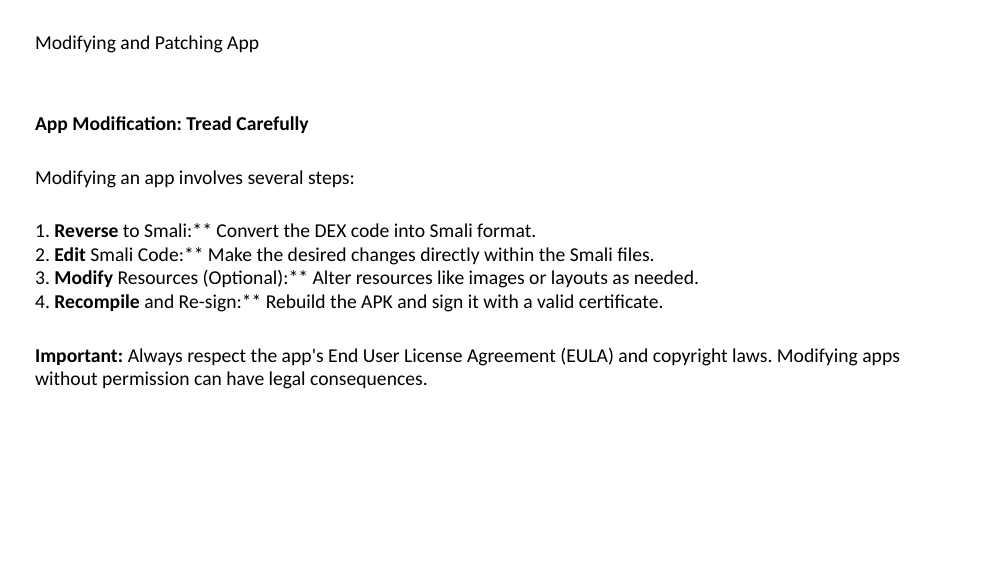
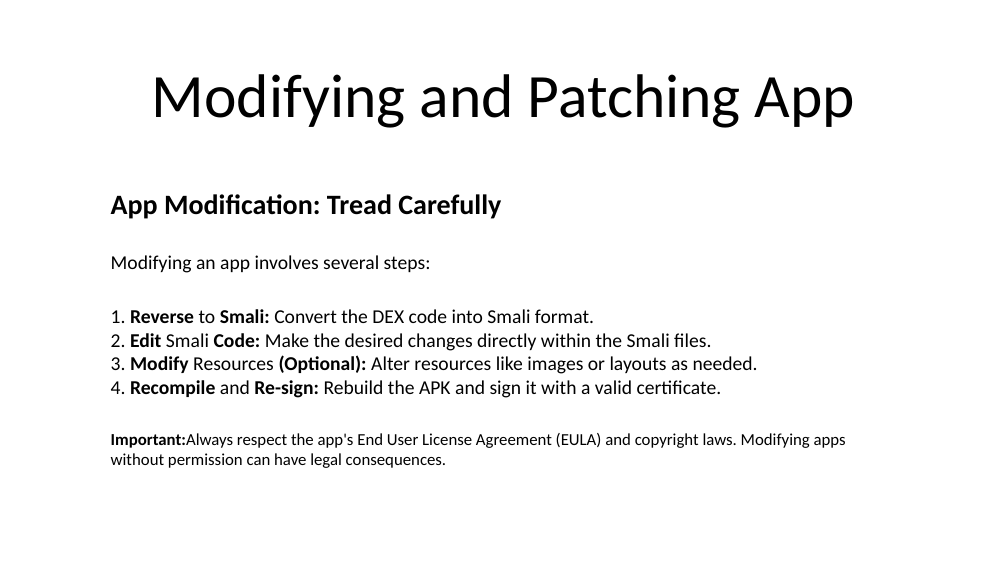
Before and after one commit to munirrudy-sg/Boring-Slide-Eradicator-inator, a slide deck: slide 14 of presentation.pptx. Drawn at 1008x567 pixels with LibreOffice and Linux fonts; fonts in the diff are those of the drawing. Boxes give left, top, right and bottom in pixels: in the first picture for what was removed or moved away, otherwise in the second. Text is boxed around its words. In the diff, an @@ line names an element or a change of style, - is before the commit and + after.

```diff
--- a/presentation.pptx
+++ b/presentation.pptx
@@ title "Modifying and Patching App": place and size @@
-title "Modifying and Patching App" at bbox=[35, 35, 259, 53]
+title "Modifying and Patching App" at bbox=[152, 74, 855, 128]
@@ title "Modifying and Patching App" at bbox=[152, 74, 855, 128]: size 14 to 44 pt; alignment left to centre; vertical alignment top to middle @@
@@ text "App Modification: Tread Carefully": place and size @@
-text "App Modification: Tread Carefully" at bbox=[35, 116, 900, 389]
+text "App Modification: Tread Carefully" at bbox=[111, 194, 846, 468]
@@ text at bbox=[111, 194, 501, 219]: size 14 to 20 pt in "App Modification: Tread Carefully" @@
@@ text at bbox=[111, 309, 846, 468]: text changed @@
-1. Reverse to Smali:** Convert the DEX code into Smali format.
-2. Edit Smali Code:** Make the desired changes directly within the Smali files.
-3. Modify Resources (Optional):** Alter resources like images or layouts as needed.
-4. Recompile and Re-sign:** Rebuild the APK and sign it with a valid certificate.
-Important: Always respect the app's End User License Agreement (EULA) and copyright laws. Modifying apps without permission can have legal consequences.
+1. Reverse to Smali: Convert the DEX code into Smali format.
+2. Edit Smali Code: Make the desired changes directly within the Smali files.
+3. Modify Resources (Optional): Alter resources like images or layouts as needed.
+4. Recompile and Re-sign: Rebuild the APK and sign it with a valid certificate.
+Important:Always respect the app's End User License Agreement (EULA) and copyright laws. Modifying apps without permission can have legal consequences.
```
Also in this commit, not shown: 13 other slides changed, 1 slide added, 1 slide removed, 3 other files.
